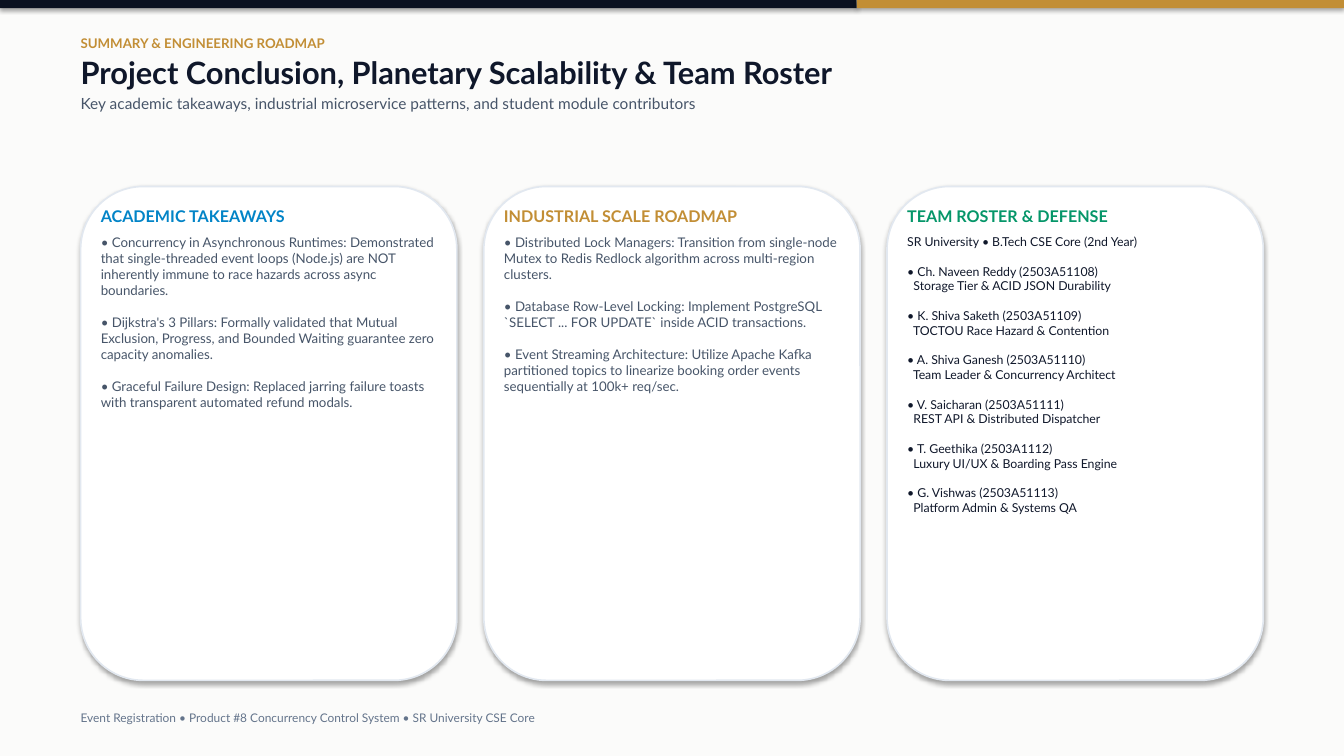
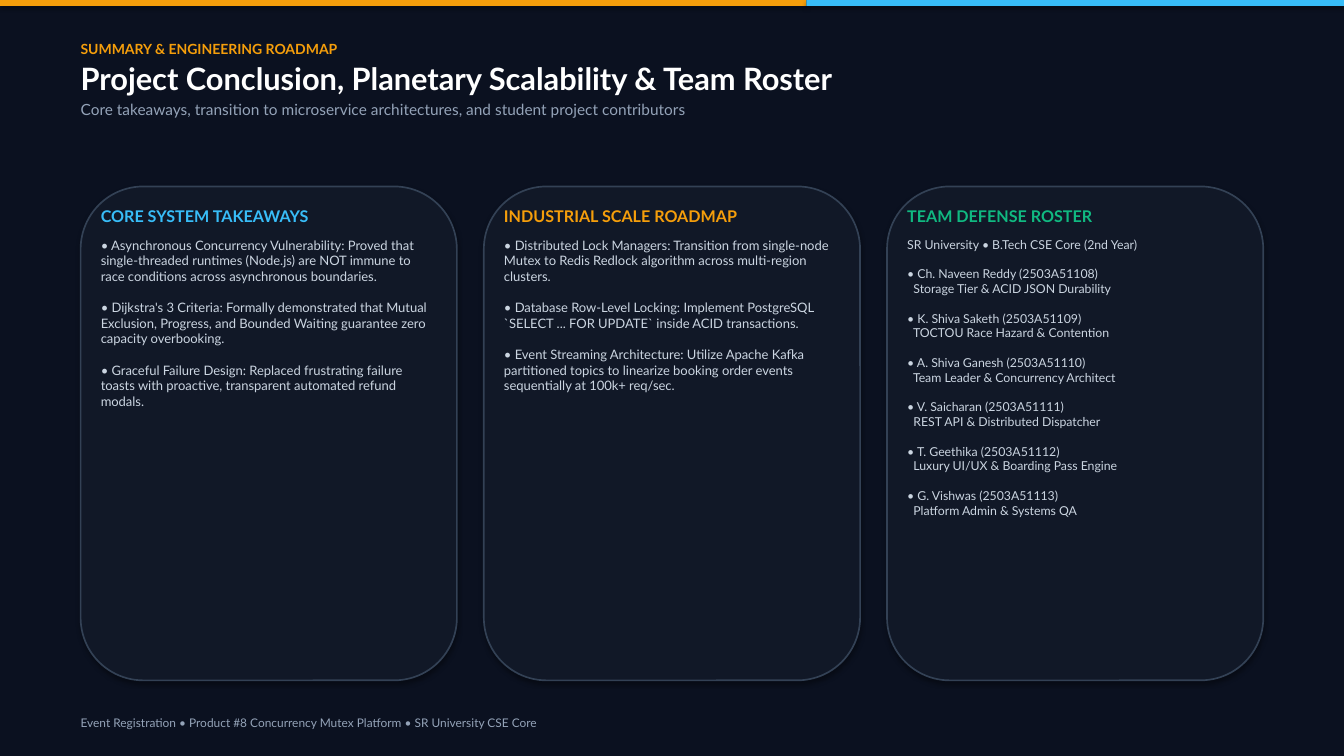
Before and after one commit to ShivaGanesh1080-ops/synnexa-os-concurrency, a slide deck: slide 10 of Event_Registration_OS_Product8_Presentation.pptx. Drawn at 1344x756 pixels with LibreOffice and Linux fonts; fonts in the diff are those of the drawing. Boxes give left, top, right and bottom in pixels: in the first picture for what was removed or moved away, otherwise in the second. Text is boxed around its words. In the diff, an @@ line names an element or a change of style, - is before the commit and + after.

Commit message:
feat(ppt): regenerate 10-slide obsidian luxury presentation deck matching web design system

```diff
--- a/Event_Registration_OS_Product8_Presentation.pptx
+++ b/Event_Registration_OS_Product8_Presentation.pptx
@@ rectangle at <box>0,0,1344,756</box>: fill #FBFBFA to #0B1120 @@
@@ rectangle: place and size @@
-rectangle at <box>0,0,857,8</box>
+rectangle at <box>0,0,807,6</box>
@@ rectangle at <box>0,0,807,6</box>: fill #0B1120 to #F59E0B @@
@@ rectangle: place and size @@
-rectangle at <box>857,0,1344,8</box>
+rectangle at <box>807,0,1344,6</box>
@@ rectangle at <box>807,0,1344,6</box>: fill #C28E35 to #38BDF8 @@
@@ text at <box>81,43,832,96</box>: size 9.5 to 10 pt, text colour #C28E35 to #F59E0B in "SUMMARY & ENGINEERING ROADMAP"; text colour #0F172A to #FFFFFF in "Project Conclusion, Planetary Scalability & Team Roster" @@
@@ text at <box>81,103,685,118</box>: text changed; text colour #475569 to #94A3B8 @@
-Key academic takeaways, industrial microservice patterns, and student module contributors
+Core takeaways, transition to microservice architectures, and student project contributors
@@ fill #FFFFFF to #111827; outline #E2E8F0 1.2 pt to #334155 1.2 pt in 3 elements at <box>484,187,860,681</box>, <box>887,187,1263,681</box>, <box>81,187,457,681</box> @@
@@ text "INDUSTRIAL SCALE ROADMAP" at <box>504,210,829,393</box>: text colour #C28E35 to #F59E0B in "INDUSTRIAL SCALE ROADMAP"; size 9.5 to 9.3 pt, text colour #475569 to #CBD5E1; more space between paragraphs @@
@@ text at <box>101,210,426,406</box>: text changed; size 9.5 to 9.3 pt; text colour #475569 to #CBD5E1 @@
-ACADEMIC TAKEAWAYS
-• Concurrency in Asynchronous Runtimes: Demonstrated that single-threaded event loops (Node.js) are NOT inherently immune to race hazards across async boundaries.
-• Dijkstra's 3 Pillars: Formally validated that Mutual Exclusion, Progress, and Bounded Waiting guarantee zero capacity anomalies.
-• Graceful Failure Design: Replaced jarring failure toasts with transparent automated refund modals.
+CORE SYSTEM TAKEAWAYS
+• Asynchronous Concurrency Vulnerability: Proved that single-threaded runtimes (Node.js) are NOT immune to race conditions across asynchronous boundaries.
+• Dijkstra's 3 Criteria: Formally demonstrated that Mutual Exclusion, Progress, and Bounded Waiting guarantee zero capacity overbooking.
+• Graceful Failure Design: Replaced frustrating failure toasts with proactive, transparent automated refund modals.
@@ text at <box>907,210,1137,517</box>: text changed; text colour #0F172A to #CBD5E1 @@
-TEAM ROSTER & DEFENSE
-SR University • B.Tech CSE Core (2nd Year)
-• Ch. Naveen Reddy (2503A51108)
-Storage Tier & ACID JSON Durability
-• K. Shiva Saketh (2503A51109)
-TOCTOU Race Hazard & Contention
-• A. Shiva Ganesh (2503A51110)
-Team Leader & Concurrency Architect
-• V. Saicharan (2503A51111)
-REST API & Distributed Dispatcher
-• T. Geethika (2503A1112)
-Luxury UI/UX & Boarding Pass Engine
-• G. Vishwas (2503A51113)
-Platform Admin & Systems QA
+TEAM DEFENSE ROSTER
+SR University • B.Tech CSE Core (2nd Year)
+• Ch. Naveen Reddy (2503A51108)
+Storage Tier & ACID JSON Durability
+• K. Shiva Saketh (2503A51109)
+TOCTOU Race Hazard & Contention
+• A. Shiva Ganesh (2503A51110)
+Team Leader & Concurrency Architect
+• V. Saicharan (2503A51111)
+REST API & Distributed Dispatcher
+• T. Geethika (2503A51112)
+Luxury UI/UX & Boarding Pass Engine
+• G. Vishwas (2503A51113)
+Platform Admin & Systems QA
@@ text at <box>81,718,537,729</box>: text changed; text colour #64748B to #94A3B8 @@
-Event Registration • Product #8 Concurrency Control System • SR University CSE Core
+Event Registration • Product #8 Concurrency Mutex Platform • SR University CSE Core
```
Also in this commit, not shown: 8 other slides changed, 1 slide added, 1 slide removed, 10 other files.
